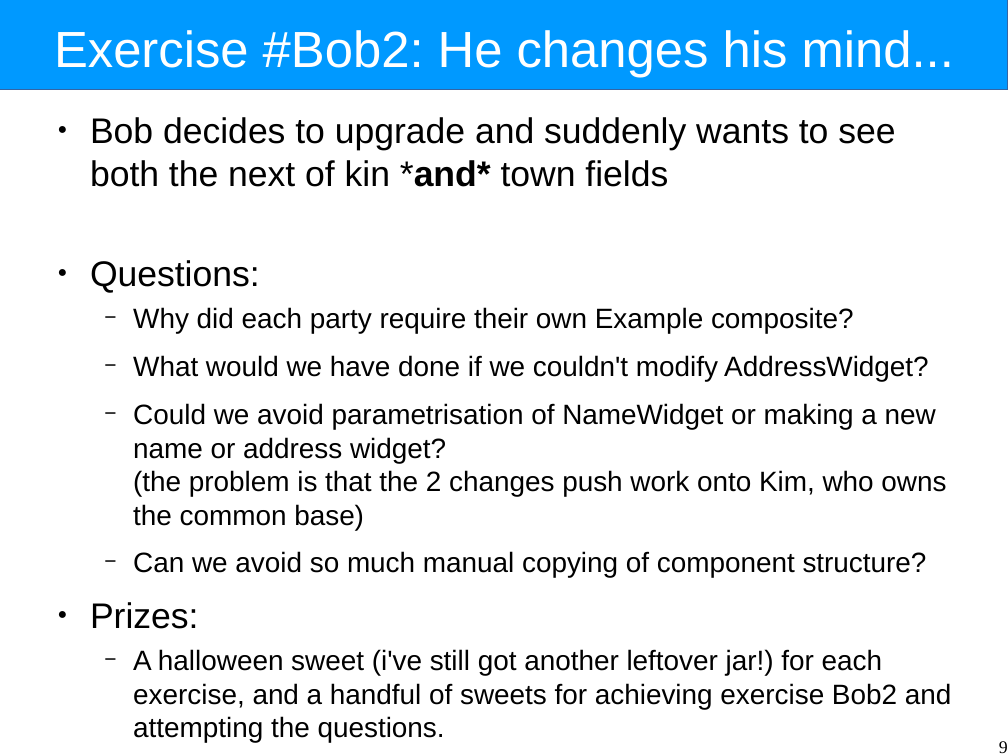
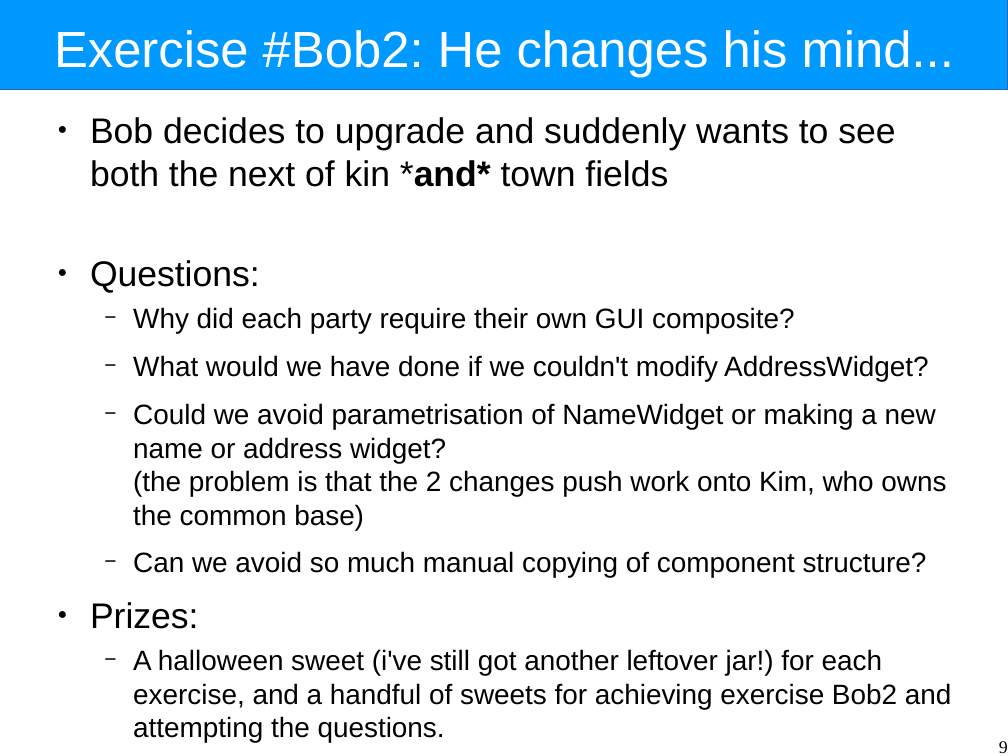
Before and after one commit to Intrinsarc/intrinsarc-evolve, a slide deck: slide 9 of Academic Work/lectures/components-tutorial.odp. Drawn at 1008x756 pixels with LibreOffice and Linux fonts; fonts in the diff are those of the drawing. Boxes give left, top, right and bottom in pixels: in the first picture for what was removed or moved away, otherwise in the second. Text is boxed around its words. In the diff, an @@ line names an element or a change of style, - is before the commit and + after.

```diff
--- a/Academic Work/lectures/components-tutorial.odp
+++ b/Academic Work/lectures/components-tutorial.odp
@@ text at bbox=[133, 307, 795, 333]: text changed @@
-  − Why did each party require their own Example composite?
+  − Why did each party require their own GUI composite?
```
Also in this commit, not shown: 5 other slides changed, 19 other files.
